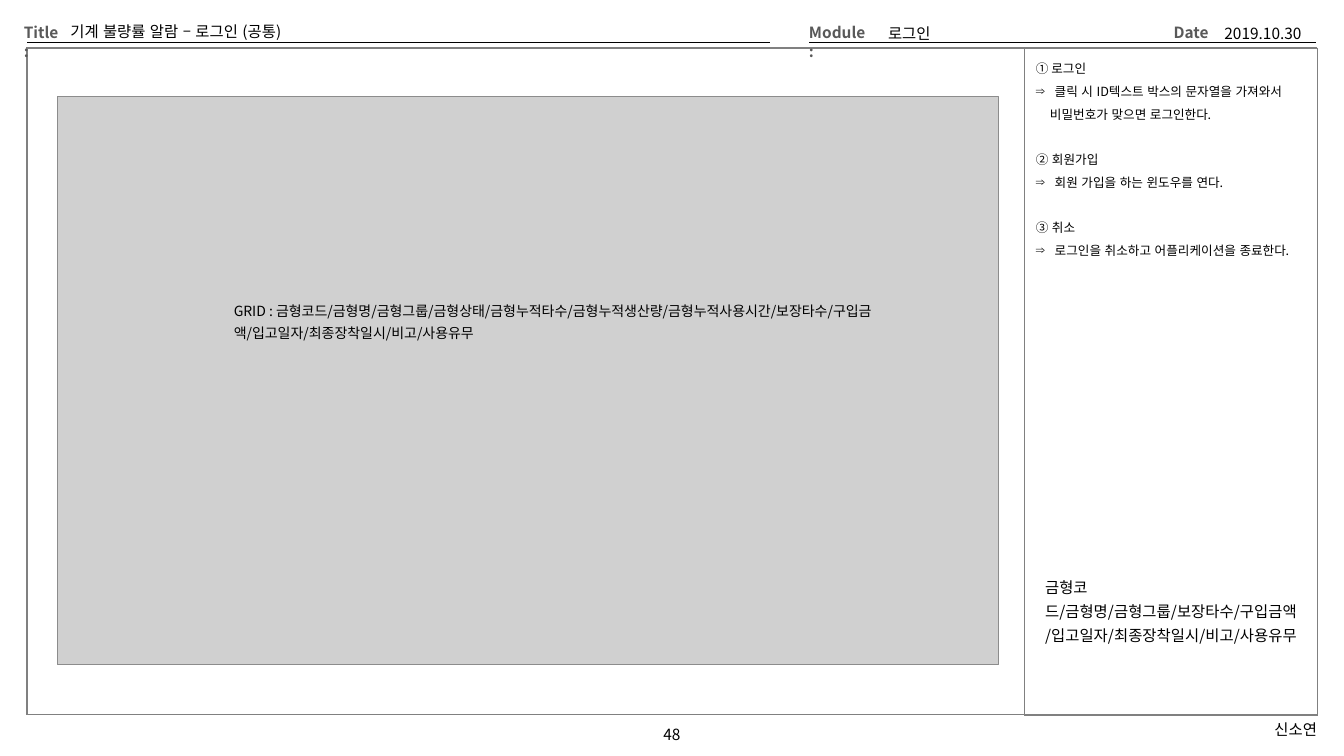
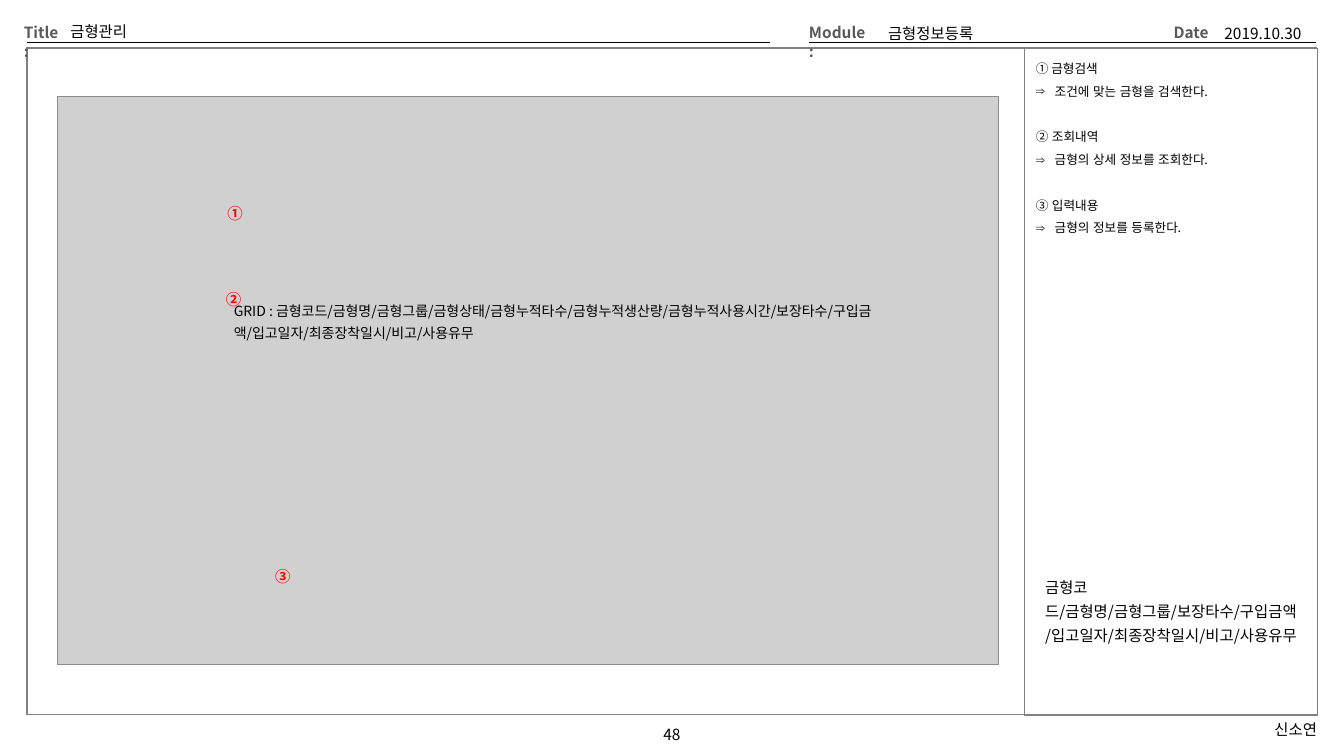
Before and after one commit to Cliedy-s/Team4, a slide deck: slide 48 of source/TEMP/Team4화면설계 - 김상영.pptx. Drawn at 1344x756 pixels with LibreOffice and Linux fonts; fonts in the diff are those of the drawing; grey boxes stand for pictures. Boxes give left, top, right and bottom in pixels: in the first picture for what was removed or moved away, otherwise in the second. Text is boxed around its words. In the diff, an @@ line names an element or a change of style, - is before the commit and + after.

```diff
--- a/source/TEMP/Team4화면설계 - 김상영.pptx
+++ b/source/TEMP/Team4화면설계 - 김상영.pptx
@@ title at (x1=70, y1=24, x2=127, y2=39): text changed @@
-기계 불량률 알람 – 로그인 (공통)
+금형관리
@@ text at (x1=888, y1=26, x2=973, y2=43): text changed @@
-로그인
+금형정보등록
@@ text at (x1=1036, y1=62, x2=1208, y2=233): text changed @@
-① 로그인
-⇒ 클릭 시 ID텍스트 박스의 문자열을 가져와서
-비밀번호가 맞으면 로그인한다.
-② 회원가입
-⇒ 회원 가입을 하는 윈도우를 연다.
-③ 취소
-⇒ 로그인을 취소하고 어플리케이션을 종료한다.
+① 금형검색
+⇒ 조건에 맞는 금형을 검색한다.
+② 조회내역
+⇒ 금형의 상세 정보를 조회한다.
+③ 입력내용
+⇒ 금형의 정보를 등록한다.
@@ text added at (x1=227, y1=206, x2=242, y2=221), 11 pt, text #FF0000, bold @@
+①
@@ text added at (x1=226, y1=292, x2=241, y2=309), 11 pt, text #FF0000, bold @@
+②
@@ text added at (x1=275, y1=569, x2=290, y2=584), 11 pt, text #FF0000, bold @@
+③
```
Also in this commit, not shown: 13 other slides changed, 1 other file.
